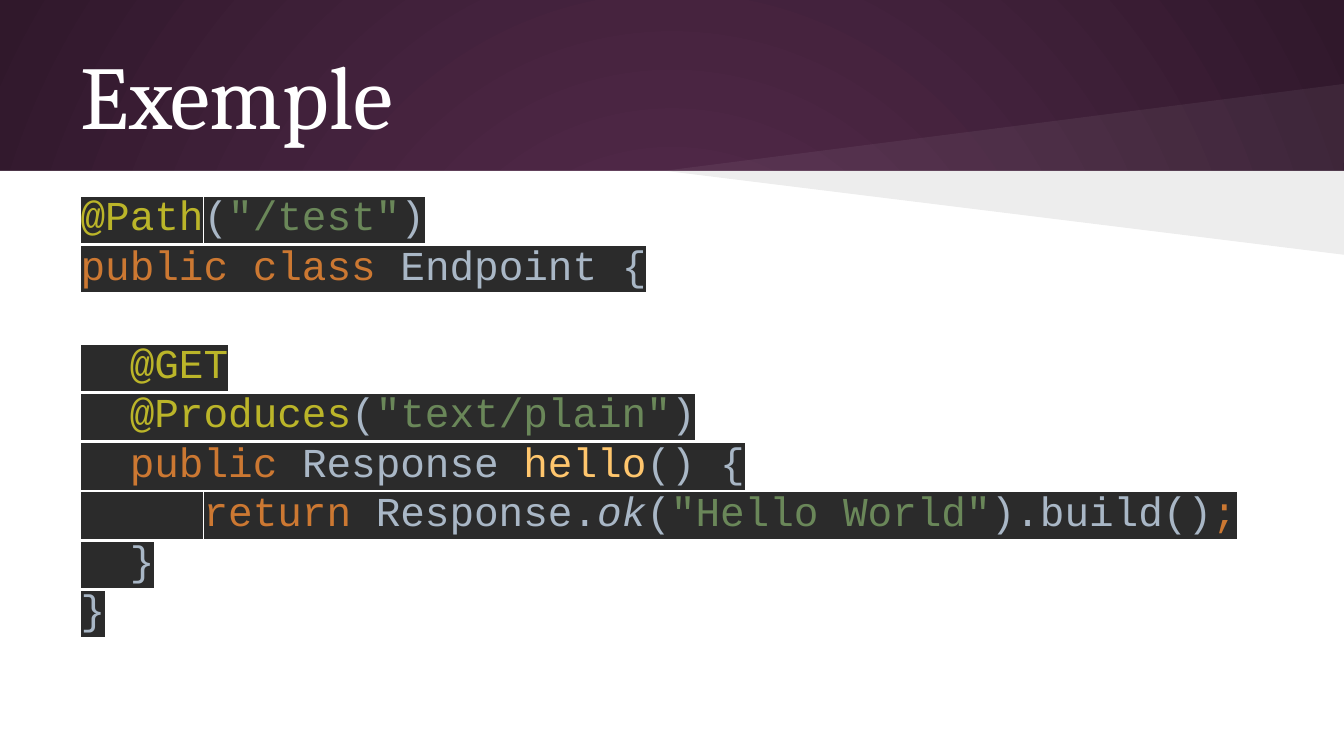
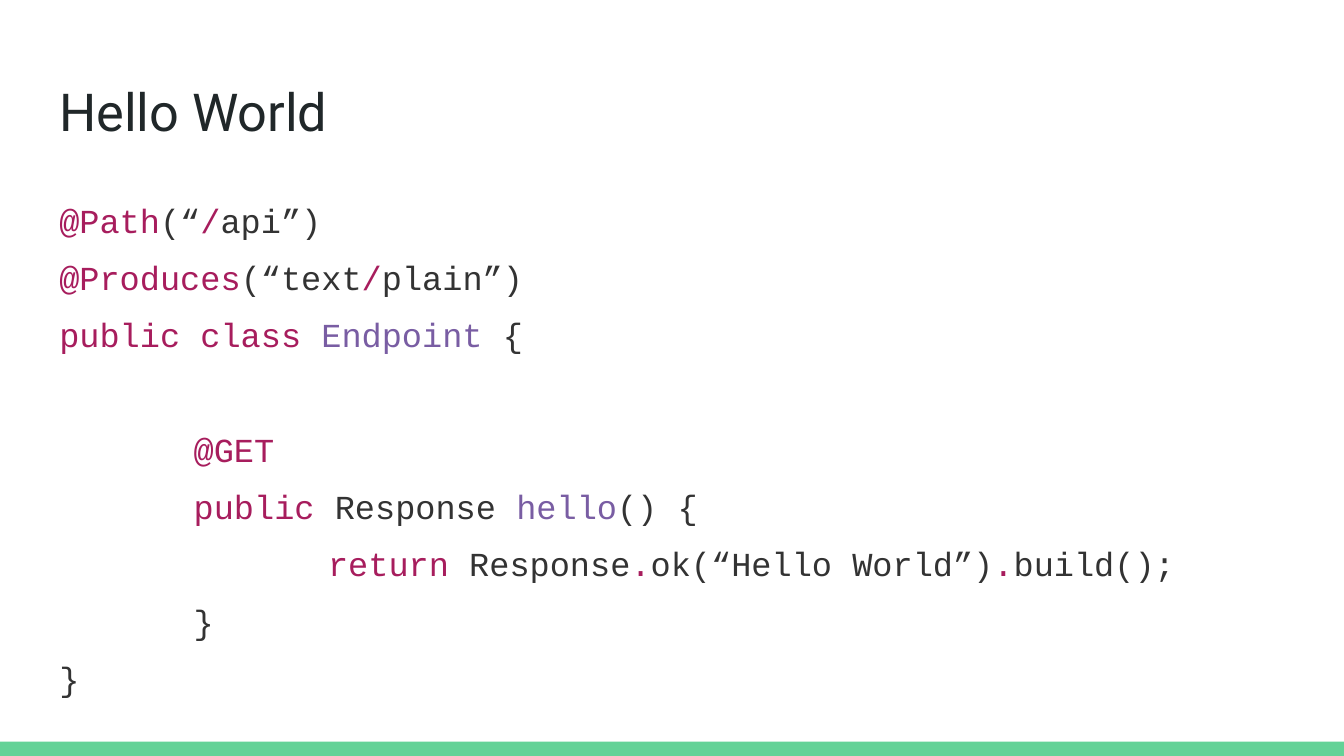
Before and after one commit to olivier-pitton/dant, a slide deck: slide 19 of jaxrs/Cours JAX-RS.pptx. Drawn at 1344x756 pixels with LibreOffice and Linux fonts; fonts in the diff are those of the drawing. Boxes give left, top, right and bottom in pixels: in the first picture for what was removed or moved away, otherwise in the second. Text is boxed around its words. In the diff, an @@ line names an element or a change of style, - is before the commit and + after.

```diff
--- a/jaxrs/Cours JAX-RS.pptx
+++ b/jaxrs/Cours JAX-RS.pptx
@@ background gradient #592D50 to #30182B to #FFFFFF @@
@@ title removed at (81, 66, 393, 148) @@
-Exemple
@@ freeform shape removed at (665, 83, 1344, 171) @@
@@ title added at (59, 91, 327, 132), 28 pt, text #202729 @@
+Hello World
@@ rectangle removed at (0, 171, 1344, 755) @@
@@ text "@Path(“/api”)": place and size @@
-text "@Path(“/api”)" at (81, 201, 1237, 535)
+text "@Path(“/api”)" at (59, 208, 1175, 583)
@@ freeform shape removed at (665, 171, 1344, 254) @@
@@ text at (59, 208, 523, 297): text changed; size 22 to 18 pt; text colour #6A8759 to #333333 @@
-@Path("/test")
+@Path(“/api”)
+@Produces(“text/plain”)
@@ text at (59, 323, 657, 526): size 22 to 18 pt, highlight #2B2B2B to #FFFFFF in "public class Endpoint {", "@GET", "public Response hello() {", "}" and 1 more places; text colour #CC7832 to #A71D5D in "public class", "public"; text colour #A9B7C6 to #795DA3 in "Endpoint"; text colour #A9B7C6 to #333333 in "{", "Response hello() {", "}", "}"; text colour #BBB529 to #A71D5D in "@GET"; text colour #FFC66D to #795DA3 in "hello()"; line spacing 1 to 1.43 @@
@@ text at (130, 398, 696, 439): paragraph removed @@
-@Produces("text/plain")
@@ text at (328, 552, 1175, 583): text changed; size 22 to 18 pt; text colour #A9B7C6 to #333333 @@
-return Response.ok("Hello World").build();
+return Response.ok(“Hello World”).build();
@@ rectangle added at (0, 742, 1344, 756), fill #63D297 @@
```
Also in this commit, not shown: 30 other slides changed, 3 slides added, 7 slides removed, 13 other files.
